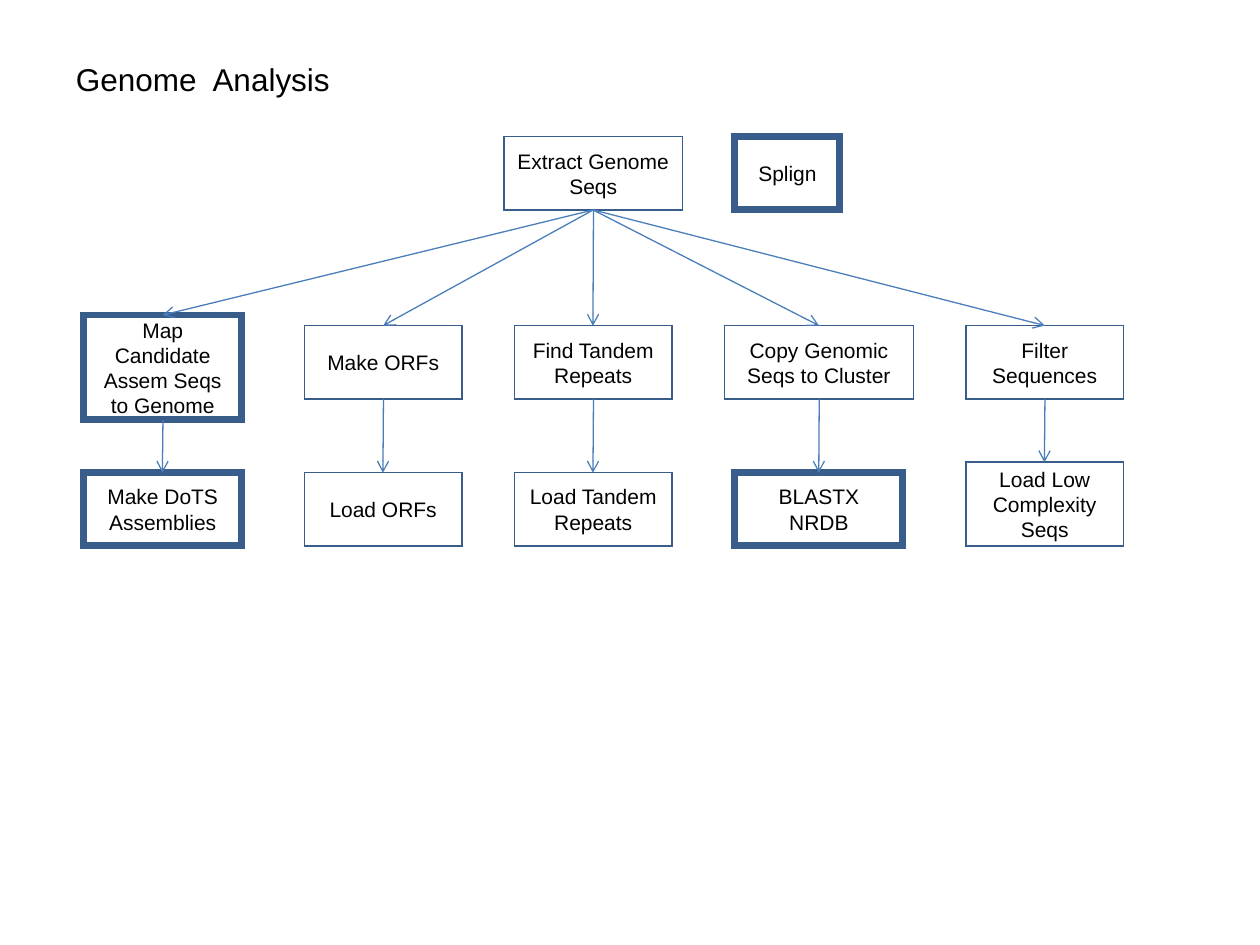
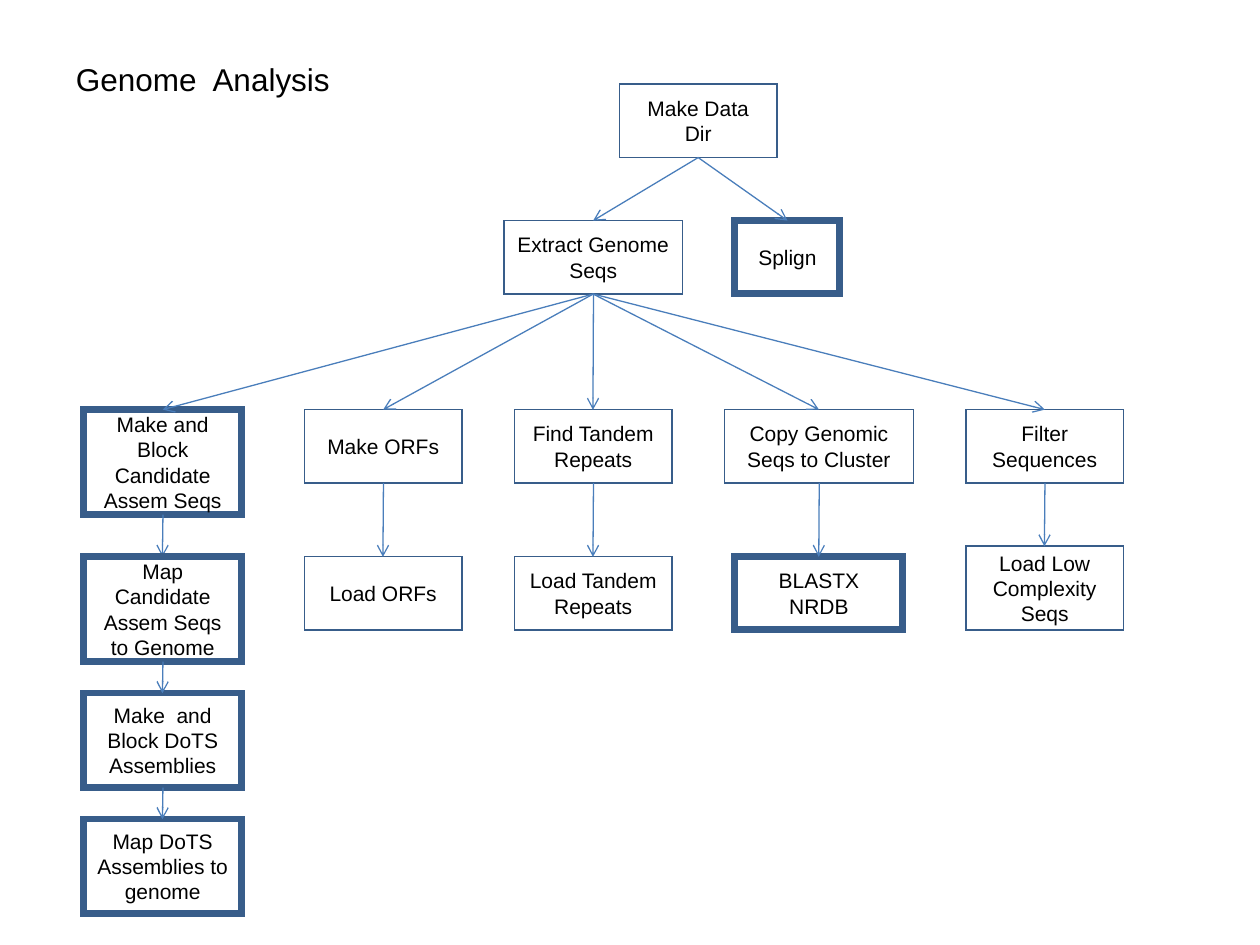
Before and after one commit to VEuPathDB/ApiCommonData, a slide deck: slide 4 of Load/doc/workflow/AnalysisWorkflow.ppt. Drawn at 1260x945 pixels with LibreOffice and Linux fonts; fonts in the diff are those of the drawing. Boxes give left, top, right and bottom in pixels: in the first picture for what was removed or moved away, otherwise in the second. Text is boxed around its words. In the diff, an @@ line names an element or a change of style, - is before the commit and + after.

```diff
--- a/Load/doc/workflow/AnalysisWorkflow.ppt
+++ b/Load/doc/workflow/AnalysisWorkflow.ppt
@@ rectangle added at (620, 84, 777, 158), outline #385D8A 0.99 pt, 12 pt, text #000000 @@
+Make Data Dir
@@ arrow added from (698, 158) to (593, 220), #4A7EBB 0.74 pt @@
@@ arrow added from (698, 158) to (788, 220), #4A7EBB 0.74 pt @@
@@ arrow moved from (593, 210) - (163, 315) to (593, 294) - (163, 410) @@
@@ 10 rectangles, 8 arrows: place and size @@
-10 rectangles, 8 arrows at (305, 136, 1124, 547)
+10 rectangles, 8 arrows at (305, 220, 1124, 630)
@@ rectangle added at (84, 410, 242, 514), outline #385D8A 4 pt, 12 pt, text #000000 @@
+Make and Block Candidate Assem Seqs
@@ arrow moved from (163, 421) - (163, 472) to (163, 514) - (163, 557) @@
@@ rectangle "Map Candidate Assem Seqs to ...": place and size @@
-rectangle "Map Candidate Assem Seqs to ..." at (84, 315, 242, 420)
+rectangle "Map Candidate Assem Seqs to ..." at (84, 557, 242, 662)
@@ arrow added from (163, 662) to (163, 693), #4A7EBB 0.74 pt @@
@@ rectangle "Make and Block DoTS Assemblies": place and size @@
-rectangle "Make and Block DoTS Assemblies" at (84, 472, 242, 546)
+rectangle "Make and Block DoTS Assemblies" at (84, 693, 242, 788)
@@ text in rectangle at (107, 707, 218, 774): text changed @@
-Make DoTS Assemblies
+Make and Block DoTS Assemblies
@@ arrow added from (163, 788) to (163, 819), #4A7EBB 0.74 pt @@
@@ rectangle added at (84, 819, 242, 914), outline #385D8A 4 pt, 12 pt, text #000000 @@
+Map DoTS Assemblies to genome
```
Also in this commit, not shown: 6 other slides changed, 4 slides added, 2 slides removed, 11 other files.
